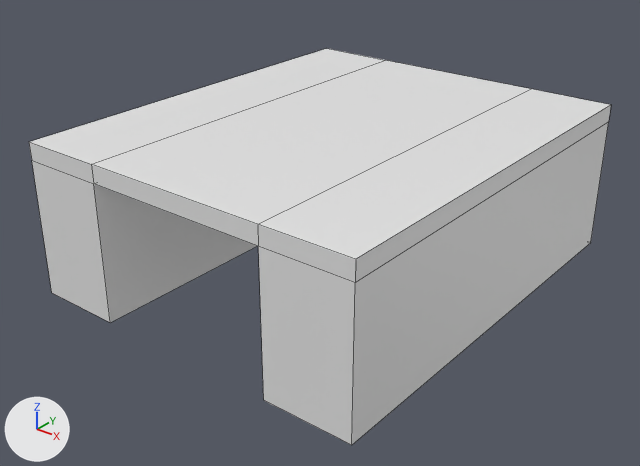
The Blender file Assets/Models/GameObjects/Units/Structures/LandFactories/landFactory.blend, before and after one commit.
Before and after are seen from a 50 mm camera at (19.4, -25.8, 16.9) aimed at (0.1, -1.7, 2.0). Every picture has the same lights, and +X, +Y and +Z are marked at lower left. Mesh edges are drawn as thin lines.
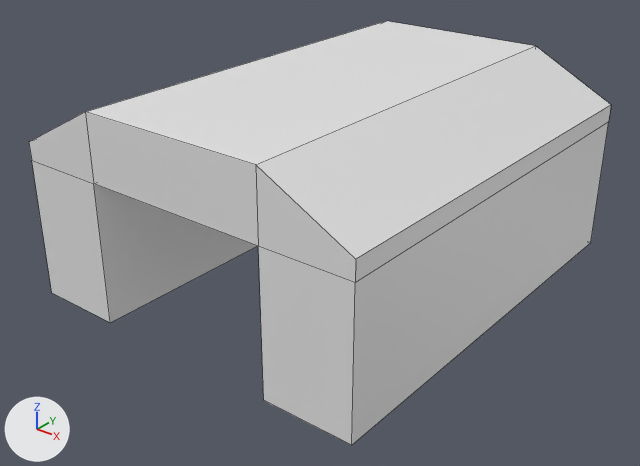
The newer file is also rescaled (x1.5) as a whole; pictures and numbers use the older file's frame.

Patch to the scene script:
```diff
--- a/Assets/Models/GameObjects/Units/Structures/LandFactories/landFactory.blend.py
+++ b/Assets/Models/GameObjects/Units/Structures/LandFactories/landFactory.blend.py
@@ me_cube @@
 me_cube.from_pydata(...)  # 28 vertices, 25 faces; spans x -7.2..7.2, y -9.1..7.9, z 0.0..6.1
 # used by ob_cube; location = (0.0, 0.0, 0.0)
 # verts and faces of me_cube; kept vertices keep their numbers, new ones are numbered from 28
 # before: 0 (7.2, 7.9, 6.1) at pixel (611, 104), 2 (7.2, -9.1, 6.1) at pixel (355, 259), 5 (3.7, -9.1, 6.1) at pixel (257, 224), 7 (3.7, 7.9, 6.1) at pixel (531, 88), 8 (7.2, 7.9, 5.4) at pixel (608, 121)
 # before: 9 (7.2, -9.1, 5.4) at pixel (355, 282), 10 (3.7, 7.9, 5.4), 11 (3.7, -9.1, 5.4) at pixel (258, 246), 14 (-7.2, 7.9, 6.1) at pixel (326, 48), 16 (-7.2, -9.1, 6.1) at pixel (28, 141)
 # before: 19 (-3.7, -9.1, 6.1) at pixel (91, 164), 21 (-3.7, 7.9, 6.1) at pixel (385, 60), 22 (-7.2, 7.9, 5.4), 23 (-7.2, -9.1, 5.4) at pixel (31, 160), 24 (-3.7, 7.9, 5.4)
 # before: 25 (-3.7, -9.1, 5.4) at pixel (93, 183)
+# me_cube part 1
+delete_vertices([0, 2, 5, 7, 14, 16, 19, 21])  # with the faces that use them
 me_cube.materials.append(mat_material)
@@ me_cube_001 @@
+me_cube_001.from_pydata([(10.8, 11.9, 9.2), (10.8, -13.6, 9.2), (5.6, -13.6, 11.9), (5.6, 11.9, 11.9), (10.8, 11.9, 8.1), (10.8, -13.6, 8.1), (5.6, 11.9, 8.1), (5.6, -13.6, 8.1), (-10.8, 11.9, 9.2), (-10.8, -13.6, 9.2), (-5.6, -13.6, 11.9), (-5.6, 11.9, 11.9), (-10.8, 11.9, 8.1), (-10.8, -13.6, 8.1), (-5.6, 11.9, 8.1), (-5.6, -13.6, 8.1)], [], [(4, 0, 1, 5), (6, 3, 0, 4), (5, 1, 2, 7), (0, 3, 2, 1), (11, 10, 2, 3), (15, 7, 2, 10), (6, 14, 11, 3), (12, 13, 9, 8), (14, 12, 8, 11), (13, 15, 10, 9), (8, 9, 10, 11)])
+me_cube_001.materials.append(mat_material)  # its picture is missing
@@ ob_cube_001 @@
+ob_cube_001 = bpy.data.objects.new('Cube.001', me_cube_001)
+ob_cube_001.location = (0.0, 0.0, 0.0)
+ob_cube_001.scale = (0.667, 0.667, 0.667)
```

Changed parts and their boxes (x1, y1, x2, y2) in the pictures (640 x 466 px):
'Cube', reshaped: before (29, 49, 611, 445); after (32, 122, 608, 445)
'Cube.001', added: after (29, 21, 611, 282)
part 1 of me_cube, deleted: before (29, 49, 611, 282)
